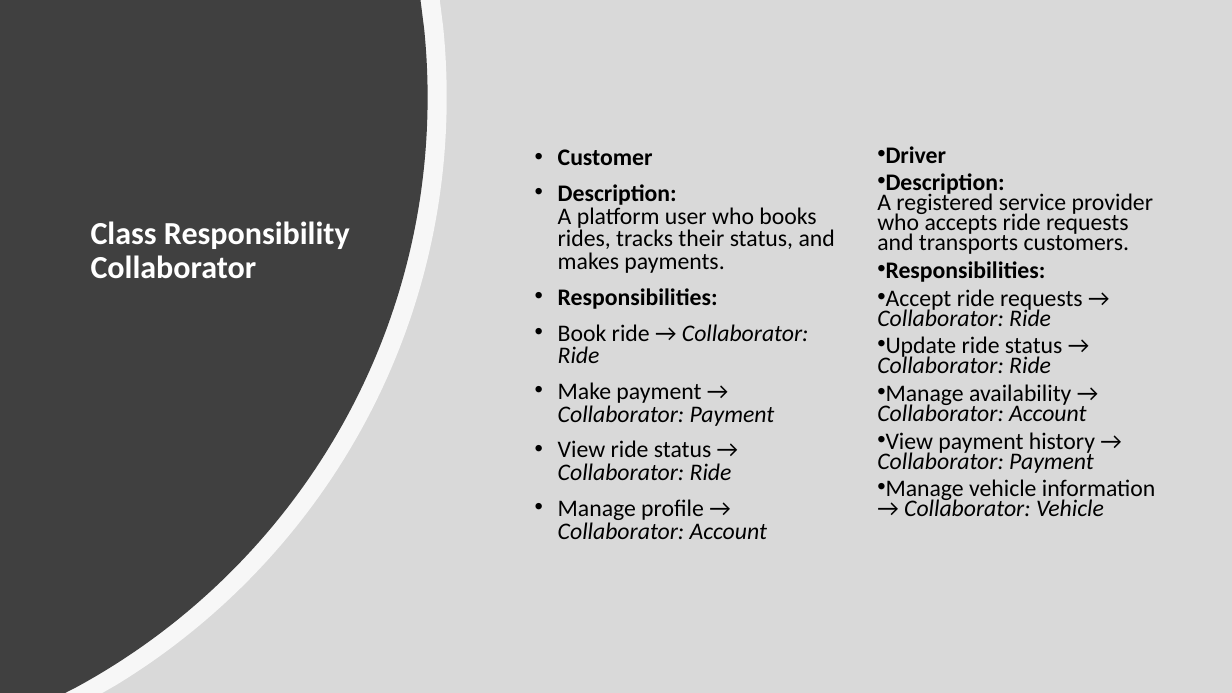
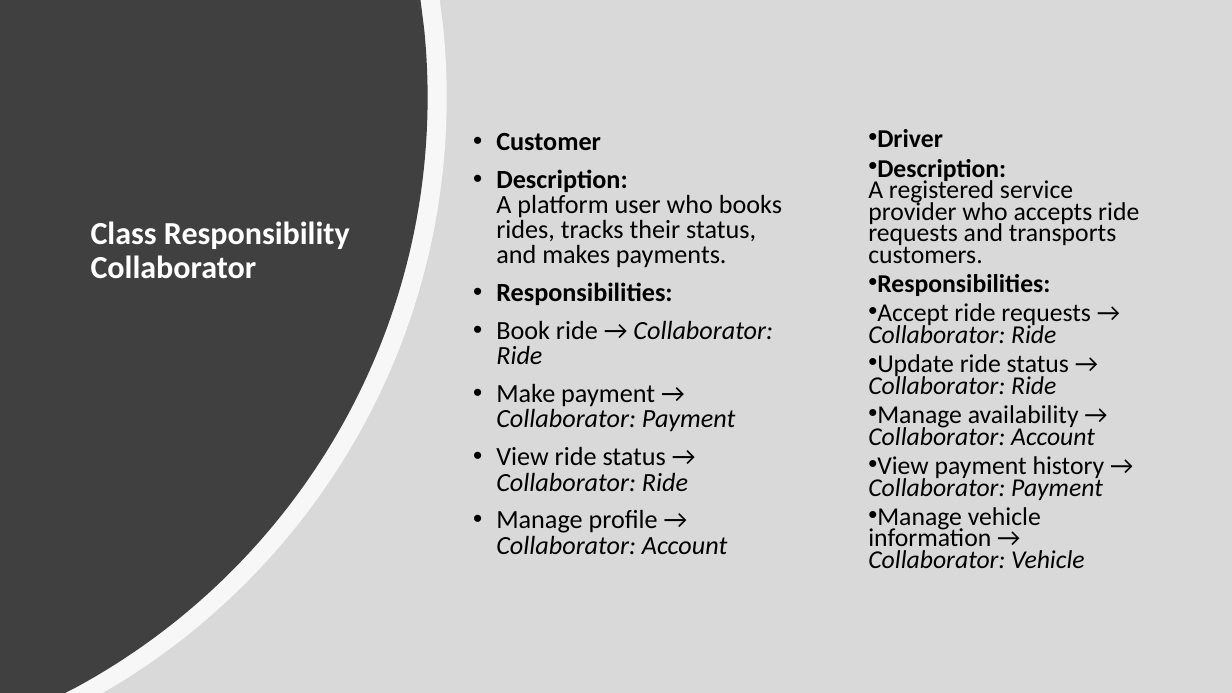
Before and after one commit to CheetoBuri/SE_SmartRide, a slide deck: slide 10 of 523K0010_523K0013.pptx. Drawn at 1232x693 pixels with LibreOffice and Linux fonts; fonts in the diff are those of the drawing. Boxes give left, top, right and bottom in pixels: in the first picture for what was removed or moved away, otherwise in the second. Text is boxed around its words. In the diff, an @@ line names an element or a change of style, - is before the commit and + after.

```diff
--- a/523K0010_523K0013.pptx
+++ b/523K0010_523K0013.pptx
@@ text "Customer" moved from (x1=558, y1=149, x2=835, y2=539) to (x1=496, y1=133, x2=782, y2=554) @@
@@ text "Customer" at (x1=496, y1=133, x2=782, y2=554): size 18.5 to 20.4 pt @@
@@ text "Driver" moved from (x1=877, y1=146, x2=1156, y2=516) to (x1=868, y1=129, x2=1139, y2=568) @@
@@ text "Driver" at (x1=868, y1=129, x2=1139, y2=568): size 18.5 to 20 pt @@
```
Also in this commit, not shown: 12 other slides changed.
